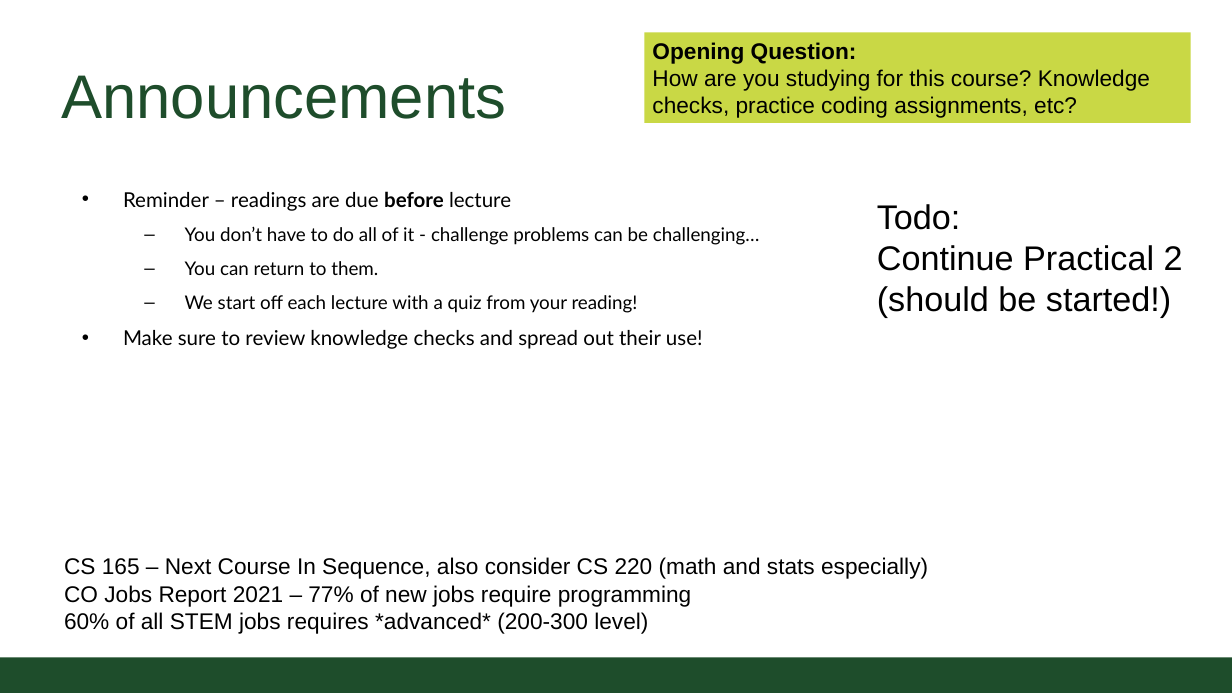
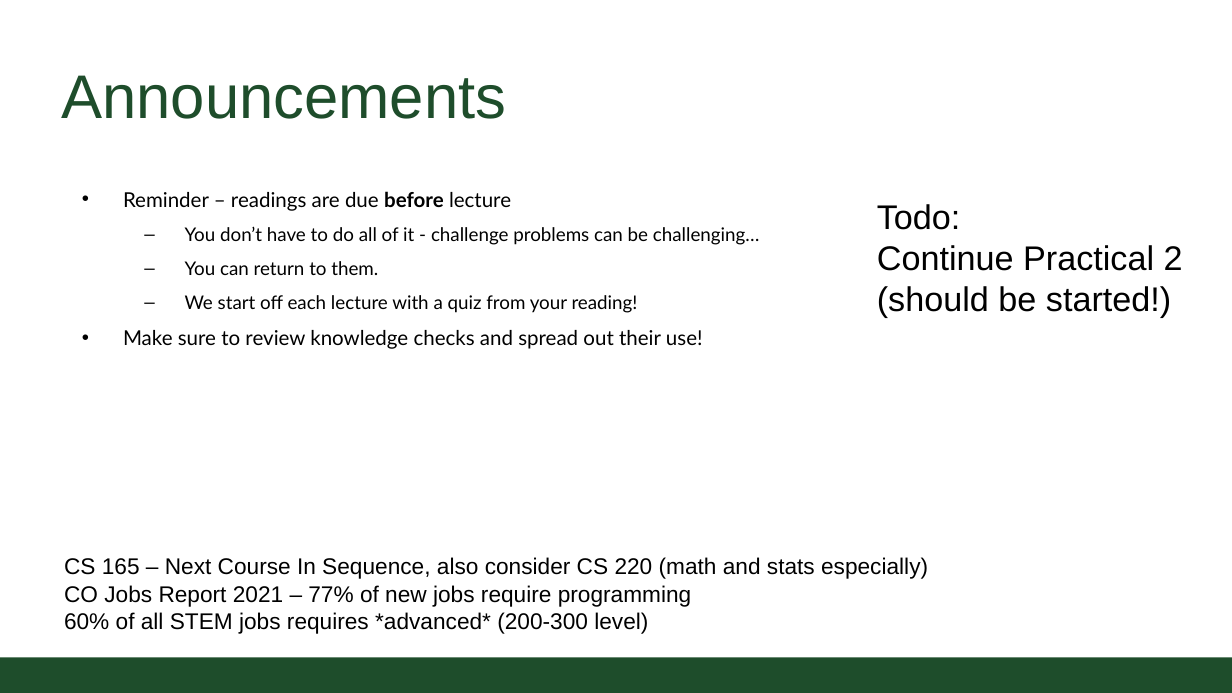
Before and after one commit to CSU-CompSci-CS163-4/Handouts, a slide deck: slide 2 of slides/On-Campus/06_02_MoreLoops.pptx. Drawn at 1232x693 pixels with LibreOffice and Linux fonts; fonts in the diff are those of the drawing; background and template pictures are left out. Boxes give left, top, right and bottom in pixels: in the first picture for what was removed or moved away, otherwise in the second. Text is boxed around its words. In the diff, an @@ line names an element or a change of style, - is before the commit and + after.

```diff
--- a/slides/On-Campus/06_02_MoreLoops.pptx
+++ b/slides/On-Campus/06_02_MoreLoops.pptx
@@ rectangle removed at (x1=644, y1=33, x2=1190, y2=123) @@
-Opening Question:
-How are you studying for this course? Knowledge checks, practice coding assignments, etc?
```
Also in this commit, not shown: 4 other slides changed, 1 other file.
